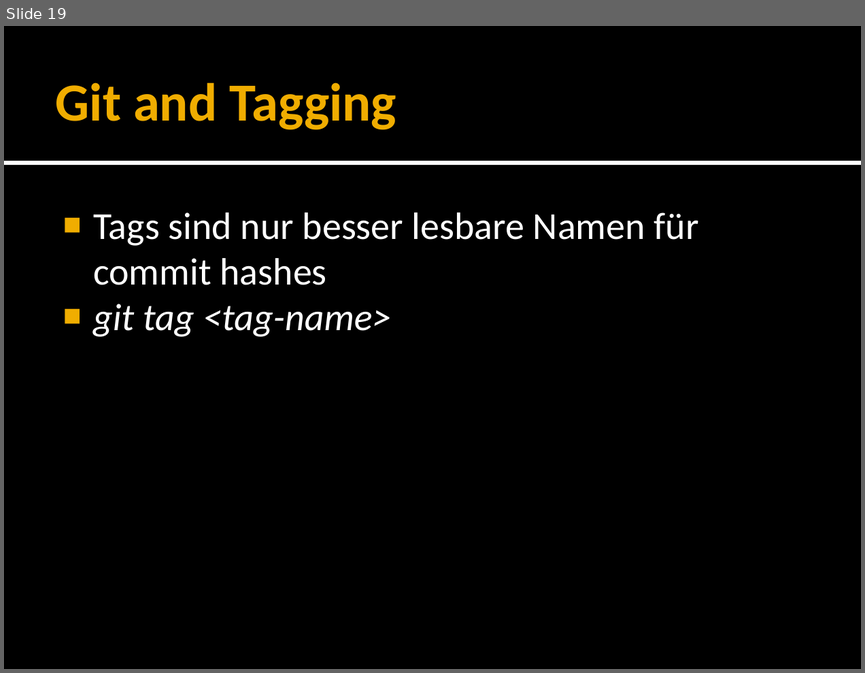
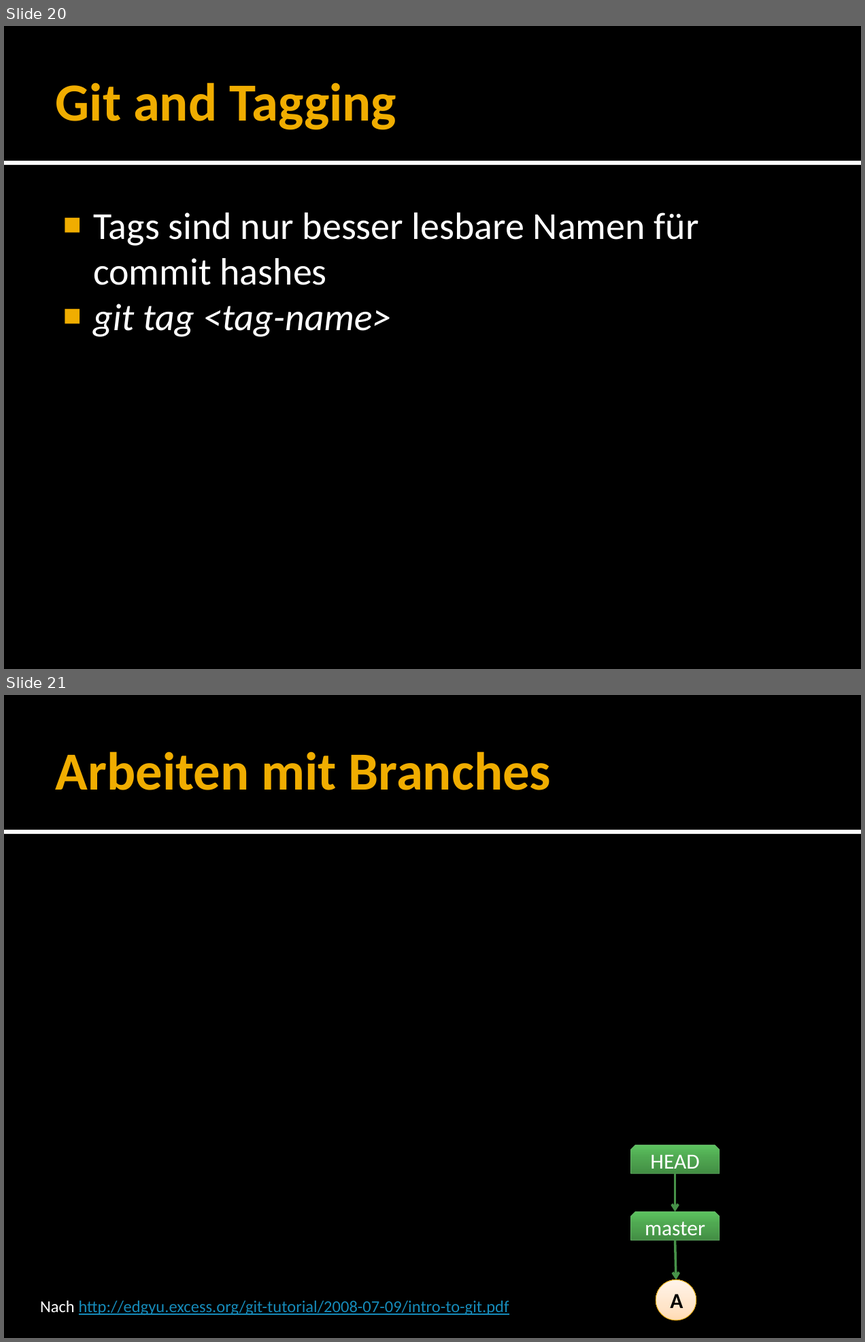
Before and after one commit to forki/GitTalk, a slide deck: GitTalk.pptx. Shown one above the other, each under a label of ours: slide 19 before the commit, slides 20 and 21 after it. The pictures are 865x673 and 865x1342 pixels, drawn with LibreOffice and Linux fonts; fonts in the diff are those of the drawing. Boxes give left, top, right and bottom in pixels: in the first picture for what was removed or moved away, otherwise in the second. Text is boxed around its words. In the diff, an @@ line names an element or a change of style, - is before the commit and + after.

```diff
--- a/GitTalk.pptx
+++ b/GitTalk.pptx
@@ slide 21 added at (4,695,861,1338), background #000000; not listed: 2 template elements that a slide beside it also shows @@
@@ title added at (56,751,551,790), 45 pt, text #F0AD00, bold @@
+Arbeiten mit Branches
@@ snip same rect added at (630,1145,719,1173), fill gradient #438F45 to #4FA851 to #5CC35F, outline #67B569 0.5 pt, 18 pt, text #FFFFFF @@
+HEAD
@@ arrow added from (675, 1173) to (675, 1212), #479249 2 pt @@
@@ snip same rect added at (630,1212,719,1240), fill gradient #438F45 to #4FA851 to #5CC35F, outline #67B569 0.5 pt, 18 pt, text #FFFFFF @@
+master
@@ arrow added from (675, 1240) to (676, 1279), #479249 2 pt @@
@@ ellipse added at (656,1279,696,1320), fill gradient #FFDBB5 to #FFE5CB to #FFF5EB, outline #EBA900 0.5 pt, 18 pt, text #000000, bold @@
+A
@@ text added at (40,1300,509,1314), 14 pt, text #168BBA, underline @@
+Nach http://edgyu.excess.org/git-tutorial/2008-07-09/intro-to-git.pdf
@@ what was slide 19 is now slide 20 @@
```
Also in this commit, not shown: 5 slides changed, 19 other slides added, 1 other file.
